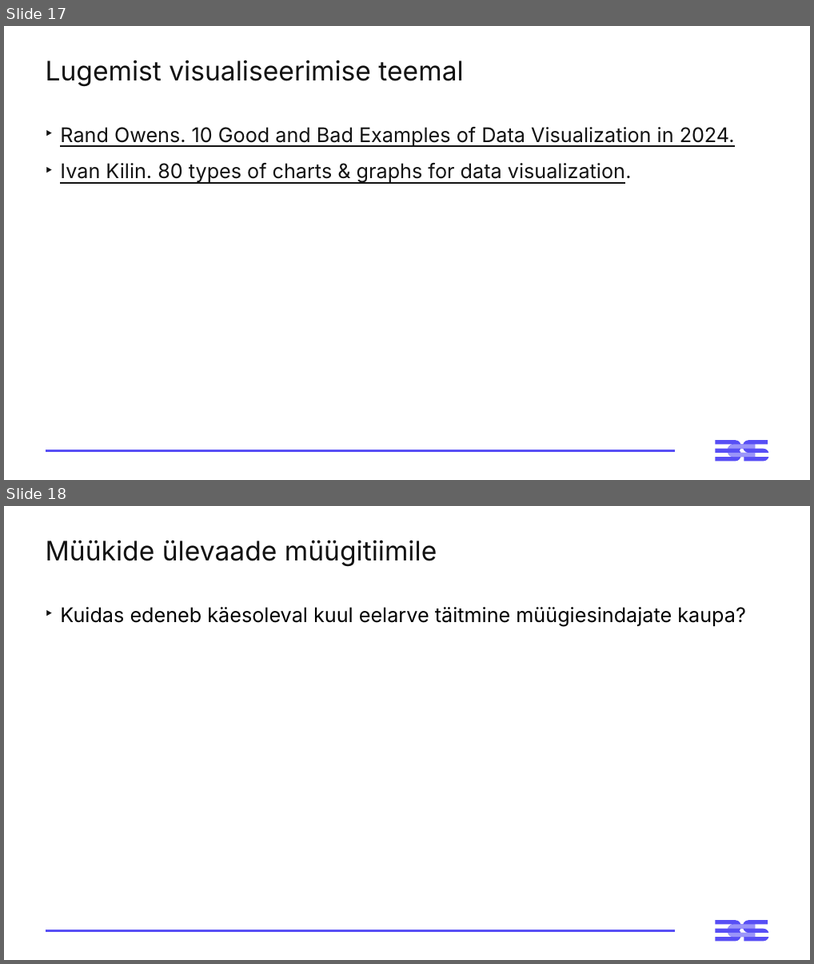
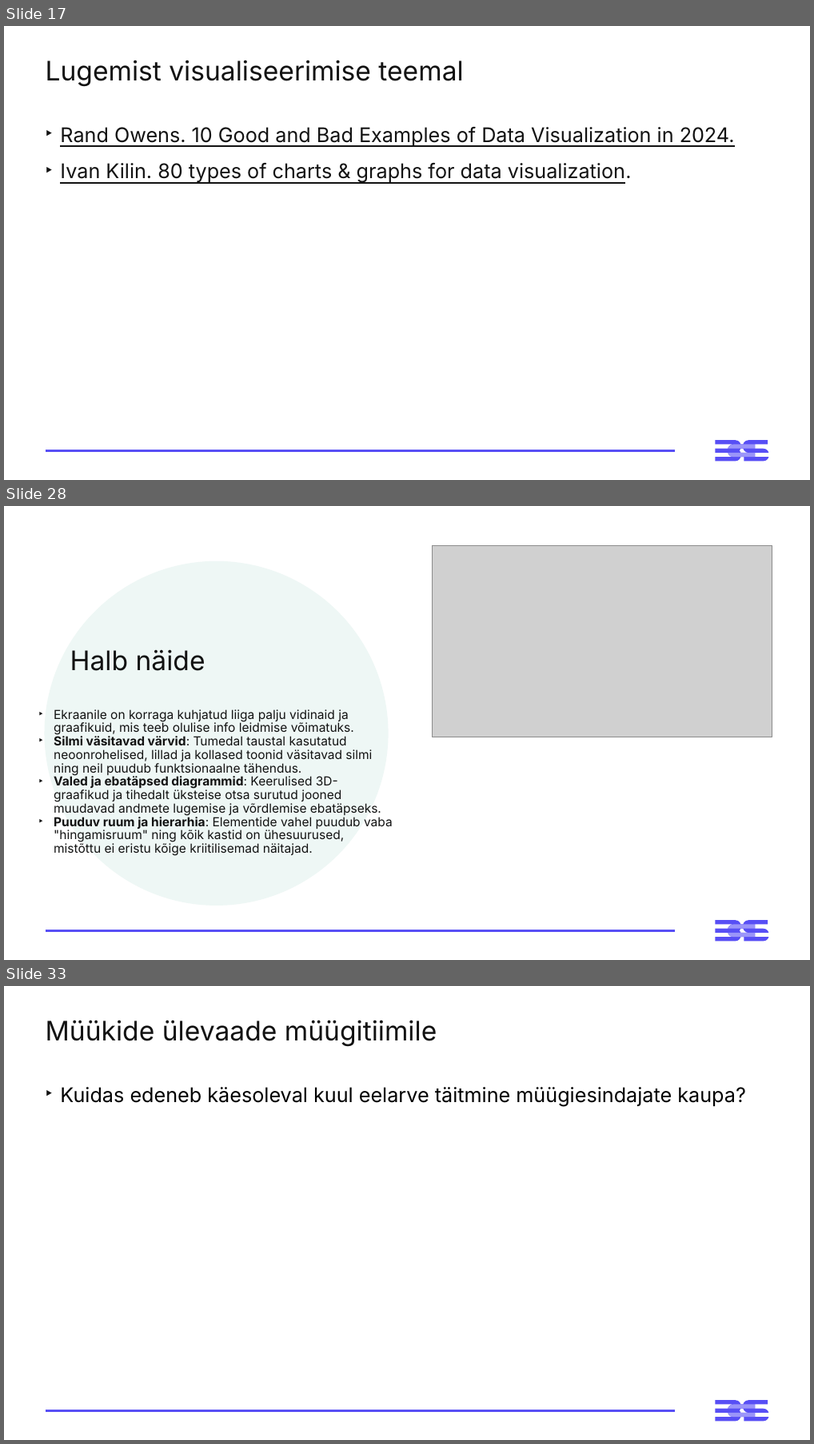
Before and after one commit to emilieabel/andmetarkus, a slide deck: Materjalid/Day3 M Visuaalid Andmelugu/3-paev-andmetarkus-esitlus.pptx. Shown one above the other, each under a label of ours: slides 17 and 18 before the commit, slides 17, 28 and 33 after it; the slides between them are not shown. The pictures are 814x964 and 814x1444 pixels, drawn with LibreOffice and Linux fonts; fonts in the diff are those of the drawing; grey boxes stand for pictures. Boxes give left, top, right and bottom in pixels: in the first picture for what was removed or moved away, otherwise in the second. Text is boxed around its words. In the diff, an @@ line names an element or a change of style, - is before the commit and + after.

```diff
--- a/Materjalid/Day3 M Visuaalid Andmelugu/3-paev-andmetarkus-esitlus.pptx
+++ b/Materjalid/Day3 M Visuaalid Andmelugu/3-paev-andmetarkus-esitlus.pptx
@@ slide 28 added at [4, 506, 810, 960], background #FFFFFF; not listed: 3 template elements that a slide beside it also shows @@
@@ picture added at [432, 545, 772, 736] @@
@@ ellipse added at [45, 561, 389, 905], fill #EEF7F5 @@
@@ title added at [70, 649, 206, 671], 32 pt, text #121212 @@
+Halb näide
@@ text added at [54, 709, 393, 856], 14.8 pt, text #121212 @@
+‣ Ekraanile on korraga kuhjatud liiga palju vidinaid ja graafikuid, mis teeb olulise info leidmise võimatuks.
+‣ Silmi väsitavad värvid: Tumedal taustal kasutatud neoonrohelised, lillad ja kollased toonid väsitavad silmi ning neil puudub funktsionaalne tähendus.
+‣ Valed ja ebatäpsed diagrammid: Keerulised 3D-graafikud ja tihedalt üksteise otsa surutud jooned muudavad andmete lugemise ja võrdlemise ebatäpseks.
+‣ Puuduv ruum ja hierarhia: Elementide vahel puudub vaba "hingamisruum" ning kõik kastid on ühesuurused, mistõttu ei eristu kõige kriitilisemad näitajad.
@@ what was slide 18 is now slide 33 @@
```
Also in this commit, not shown: 1 slide changed, 14 other slides added, 1 other file.
